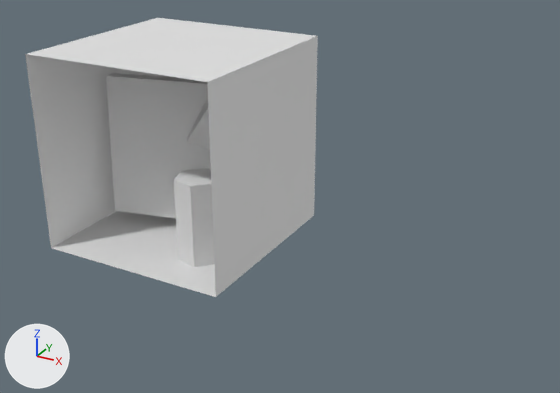
The Blender file media/cornell_box_gltf.blend: old version first, new version second.
Camera for both pictures: a camera (50 mm lens) standing at (4.45, -6.06, 3.67) and looking at (1.2, -0.15, 0.71). The lights are fixed; the arrows at lower left show +X, +Y and +Z. The older version comes first. Materials are left out; every surface is plain grey.
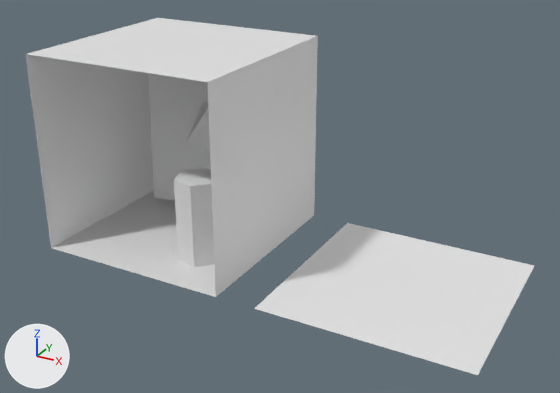
The change, as a list of edits to the scene's bpy script:
```text
Change ob_bigbox:
    ob_bigbox.location: (-0.273, 0.212, 0.107) -> (-0.155, 0.749, 0.08)
Add ob_plane_005:
    ob_plane_005 = bpy.data.objects.new('Plane.005', me_plane_004.copy())  # the mesh of ob_plane_004
    ob_plane_005.parent = ob_empty
    ob_plane_005.location = (2.404, 0.0, 0.0)
```

Changed parts and their boxes [x1, y1, x2, y2] in the pictures (560 x 393 px):
'Plane.005', added
    after: [254, 223, 534, 375]
'BigBox', moved
    before: [106, 73, 211, 218]
    after: [148, 73, 211, 200]
